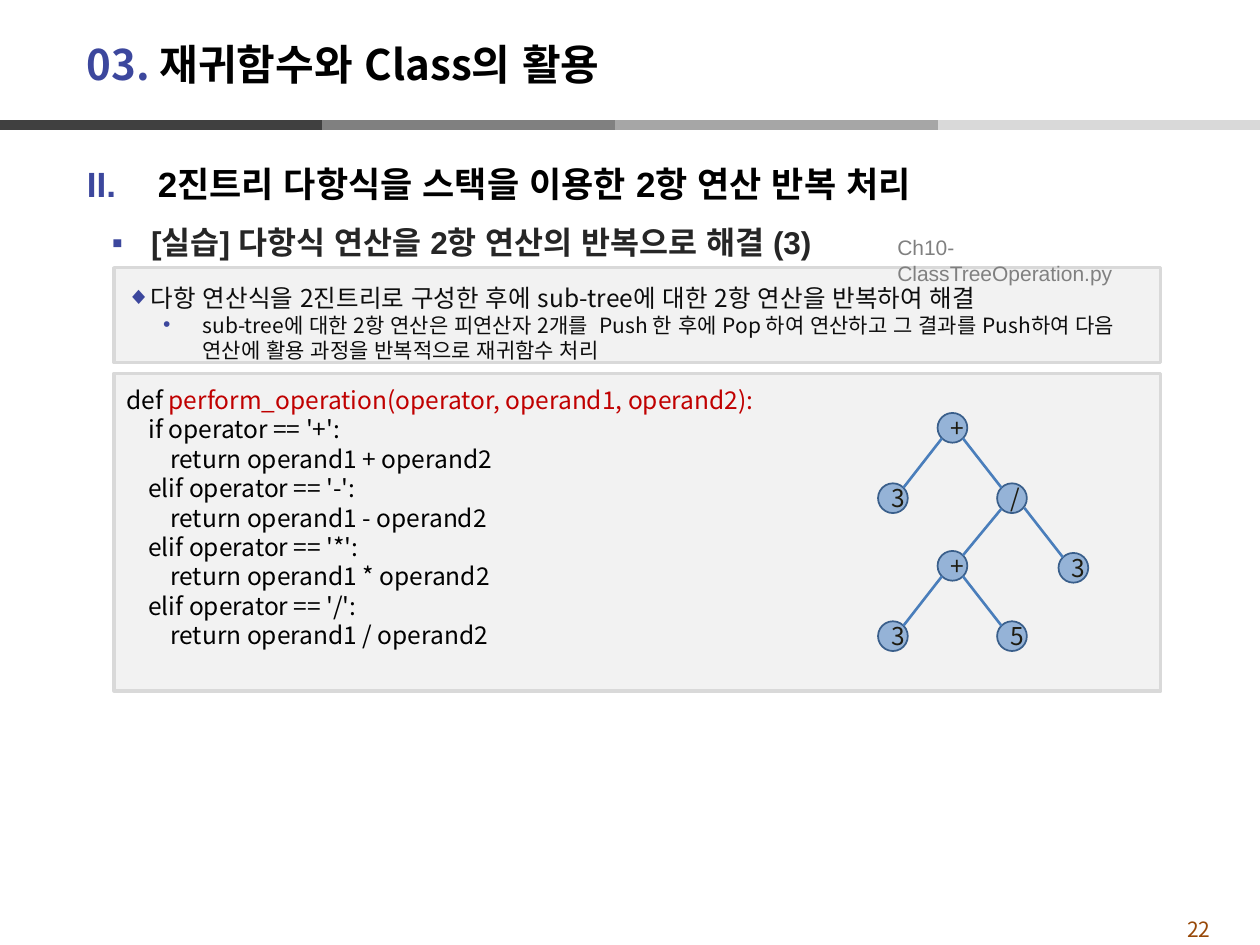
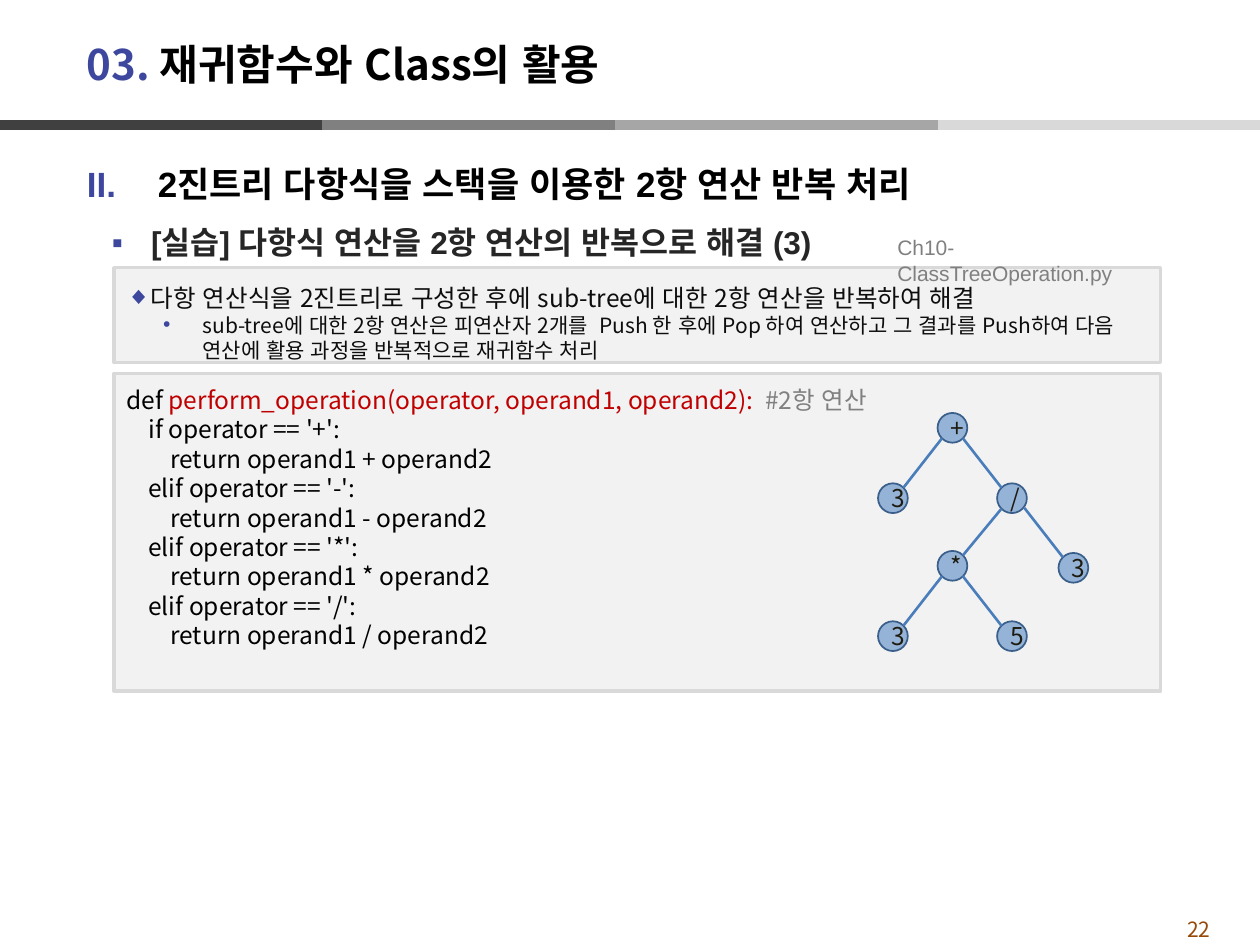
Before and after one commit to dndxor/BCPy, a slide deck: slide 22 of Ch10-재귀함수활용_Class.pptx. Drawn at 1260x945 pixels with LibreOffice and Linux fonts; fonts in the diff are those of the drawing. Boxes give left, top, right and bottom in pixels: in the first picture for what was removed or moved away, otherwise in the second. Text is boxed around its words. In the diff, an @@ line names an element or a change of style, - is before the commit and + after.

```diff
--- a/Ch10-재귀함수활용_Class.pptx
+++ b/Ch10-재귀함수활용_Class.pptx
@@ text in rectangle at [126, 388, 867, 415]: text changed @@
-def perform_operation(operator, operand1, operand2):
+def perform_operation(operator, operand1, operand2): #2항 연산
@@ text in ellipse at [937, 551, 968, 581]: text changed @@
-+
+*
```
Also in this commit, not shown: 10 other slides changed, 42 other files.
